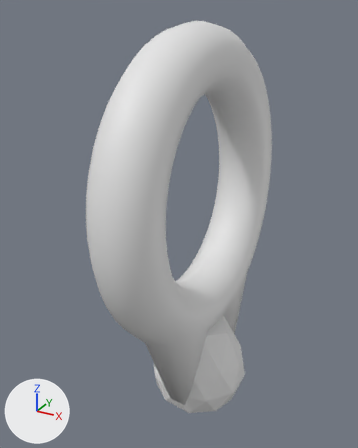
Renders of the FBX model P2_Movement/Assets/ProjectAssets/Weddingring.fbx from each side of a commit.
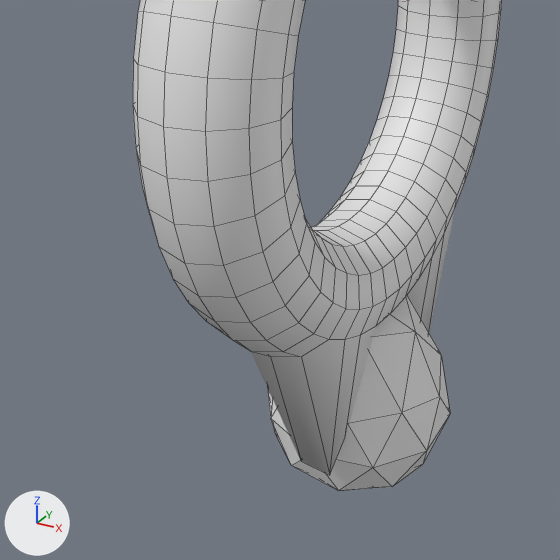
Old and new are each drawn whole from a 50 mm camera at (0.167, -0.334, 0.134) aimed at (-0.016, -0.003, -0.032) and again close up on the part from 5% to 84% of the width and 37% to 100% of the height. The lights are fixed; the arrows at lower left show +X, +Y and +Z. The close-ups show mesh edges as thin lines. Where no turn or scale is listed for an object, it has been applied to the vertices.
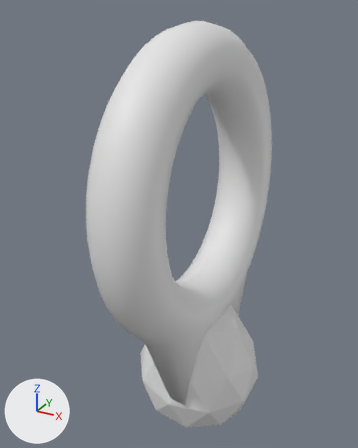
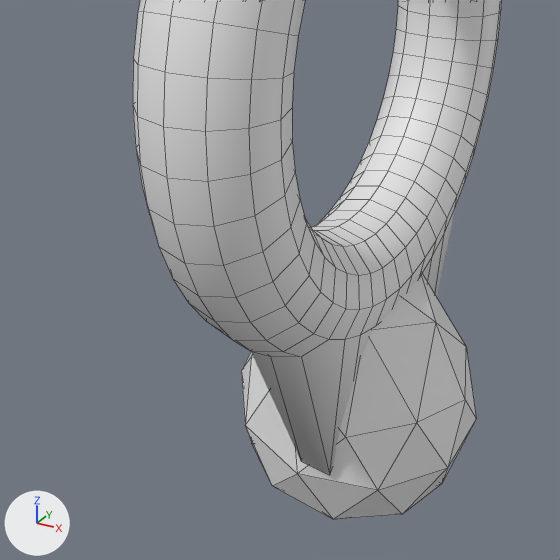
Boxes (x1, y1, x2, y2) around the edits, measured in the close-ups (560 x 560 px):
'Torus', reshaped: before (133, 0, 502, 491); after (133, 0, 502, 519)
part 1 of me_torus, added: after (241, 274, 476, 519)

The change, as a list of edits to the scene's bpy script:
```text
Change me_torus:
    used by ob_torus; location = (0.0, 0.0, 0.0)
    remove me_torus.from_pydata(...)  # 618 vertices, 656 faces; spans x -0.035..0.046, y -0.125..0.125, z -0.211..0.125
    add me_torus.from_pydata(...)  # 1236 vertices, 1312 faces; spans x -0.047..0.057, y -0.125..0.125, z -0.223..0.125
    me_torus part 1: a new loose piece of 42 vertices spanning x -0.047..0.057, y -0.059..0.051, z -0.223..-0.102
```
